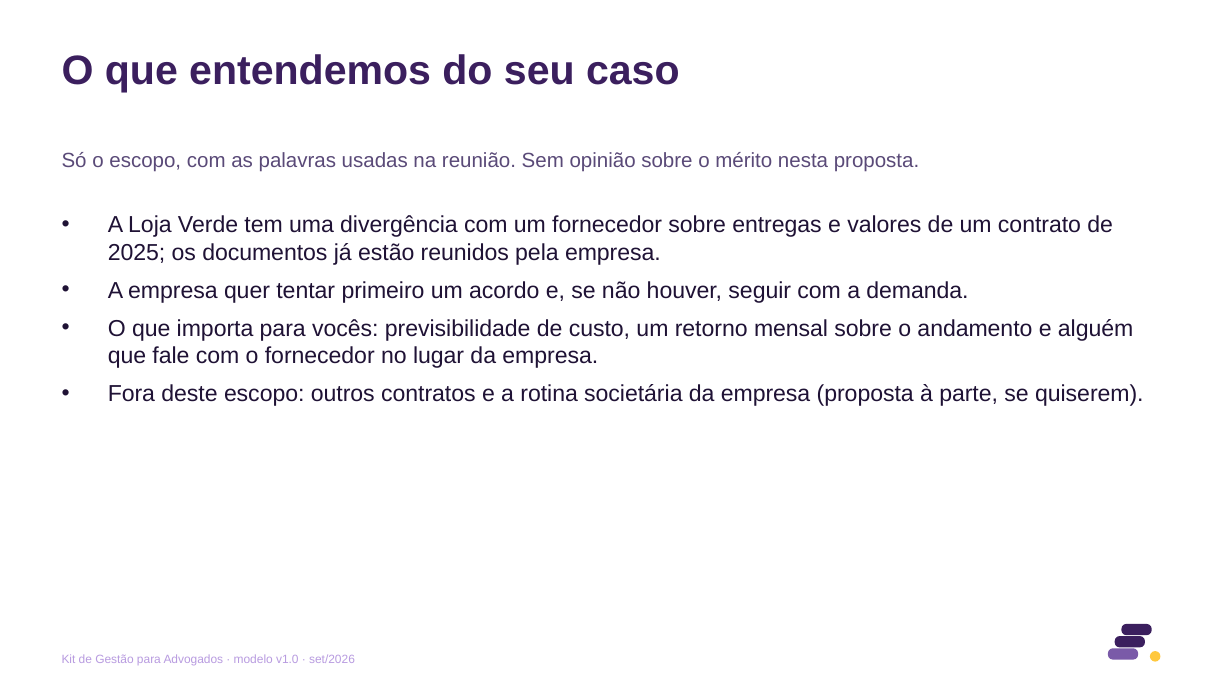
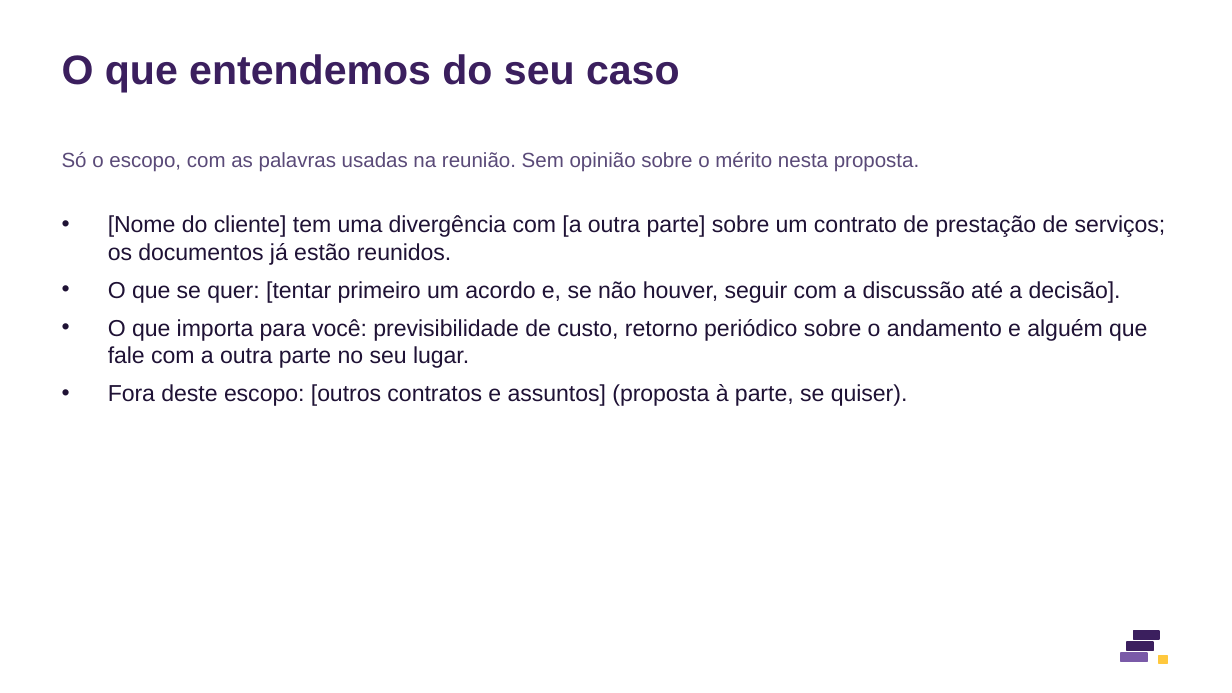
Before and after one commit to eduardomtzz/claude-code, a slide deck: slide 2 of projetos/gestao-ia-planilhas/produto/kit-advogados/28-modelo-proposta-de-honorarios-10-slides.pptx. Drawn at 1232x693 pixels with LibreOffice and Linux fonts; fonts in the diff are those of the drawing. Boxes give left, top, right and bottom in pixels: in the first picture for what was removed or moved away, otherwise in the second. Text is boxed around its words. In the diff, an @@ line names an element or a change of style, - is before the commit and + after.

```diff
--- a/projetos/gestao-ia-planilhas/produto/kit-advogados/28-modelo-proposta-de-honorarios-10-slides.pptx
+++ b/projetos/gestao-ia-planilhas/produto/kit-advogados/28-modelo-proposta-de-honorarios-10-slides.pptx
@@ text at (x1=108, y1=215, x2=1166, y2=406): text changed @@
-• A Loja Verde tem uma divergência com um fornecedor sobre entregas e valores de um contrato de 2025; os documentos já estão reunidos pela empresa.
-• A empresa quer tentar primeiro um acordo e, se não houver, seguir com a demanda.
-• O que importa para vocês: previsibilidade de custo, um retorno mensal sobre o andamento e alguém que fale com o fornecedor no lugar da empresa.
-• Fora deste escopo: outros contratos e a rotina societária da empresa (proposta à parte, se quiserem).
+• [Nome do cliente] tem uma divergência com [a outra parte] sobre um contrato de prestação de serviços; os documentos já estão reunidos.
+• O que se quer: [tentar primeiro um acordo e, se não houver, seguir com a discussão até a decisão].
+• O que importa para você: previsibilidade de custo, retorno periódico sobre o andamento e alguém que fale com a outra parte no seu lugar.
+• Fora deste escopo: [outros contratos e assuntos] (proposta à parte, se quiser).
@@ rounded rectangle removed at (x1=1122, y1=625, x2=1151, y2=634) @@
@@ text removed at (x1=62, y1=654, x2=355, y2=666) @@
-Kit de Gestão para Advogados · modelo v1.0 · set/2026
@@ rounded rectangle removed at (x1=1109, y1=649, x2=1137, y2=659) @@
@@ rounded rectangle removed at (x1=1115, y1=637, x2=1143, y2=647) @@
@@ rectangle added at (x1=1121, y1=653, x2=1147, y2=662), fill #7A5AA8, outline #7A5AA8 1 pt @@
@@ rectangle added at (x1=1127, y1=642, x2=1153, y2=650), fill #3B1F5E, outline #3B1F5E 1 pt @@
@@ rectangle added at (x1=1133, y1=631, x2=1159, y2=639), fill #3B1F5E, outline #3B1F5E 1 pt @@
@@ ellipse removed at (x1=1151, y1=652, x2=1159, y2=660) @@
@@ rectangle added at (x1=1159, y1=655, x2=1168, y2=664), fill #FFC83D, outline #FFC83D 1 pt @@
```
Also in this commit, not shown: 9 other slides changed, 47 other files.
